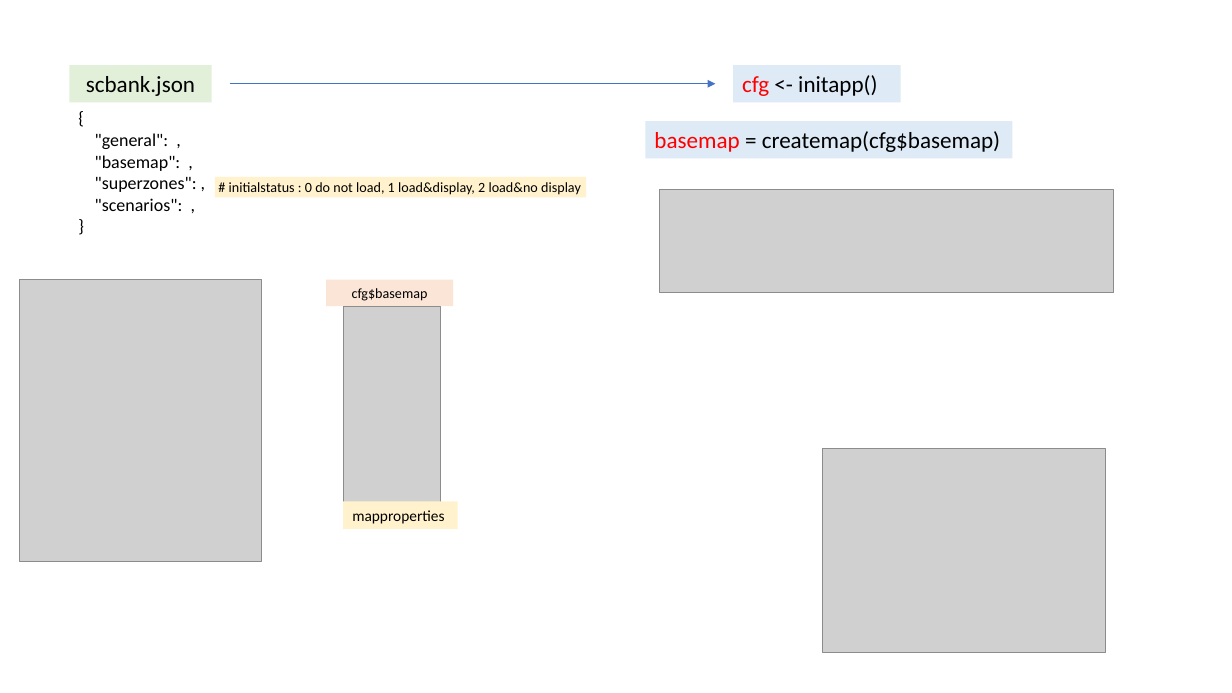
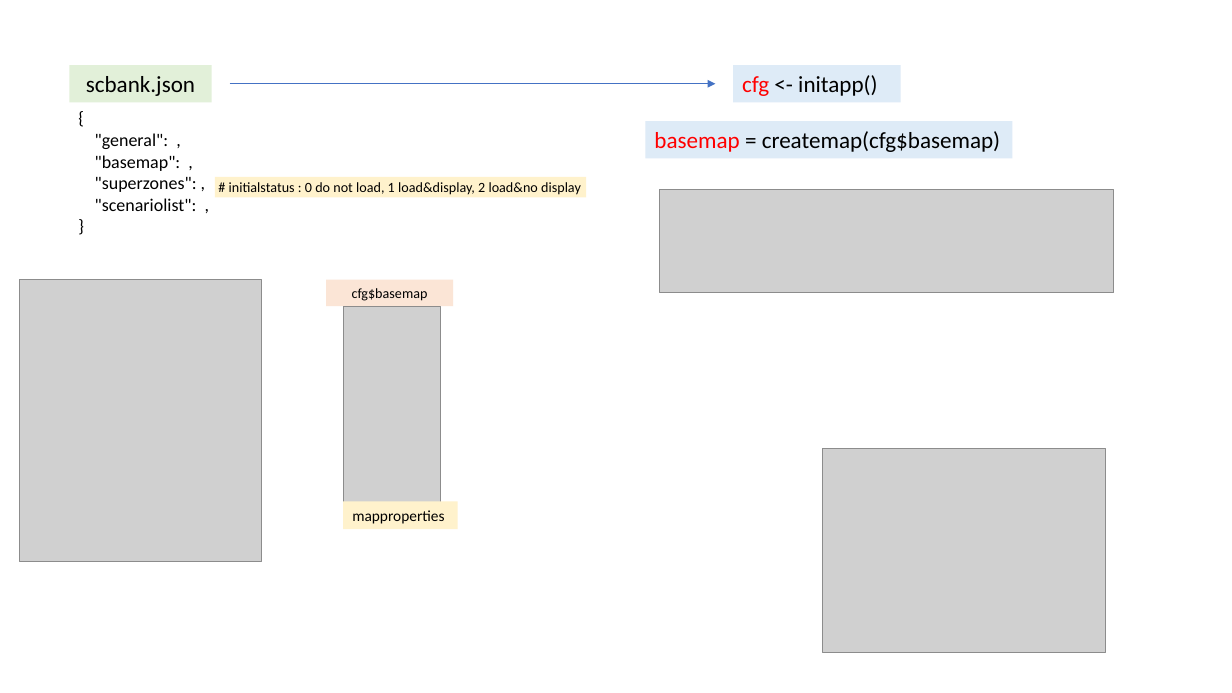
Before and after one commit to MOTRoundTables/ScenarioBank, a slide deck: slide 1 of doc/process.pptx. Drawn at 1232x693 pixels with LibreOffice and Linux fonts; fonts in the diff are those of the drawing; grey boxes stand for pictures. Boxes give left, top, right and bottom in pixels: in the first picture for what was removed or moved away, otherwise in the second. Text is boxed around its words. In the diff, an @@ line names an element or a change of style, - is before the commit and + after.

```diff
--- a/doc/process.pptx
+++ b/doc/process.pptx
@@ text at (x1=95, y1=198, x2=197, y2=211): text changed @@
-"scenarios": ,
+"scenariolist": ,
```
Also in this commit, not shown: 3 other files.
